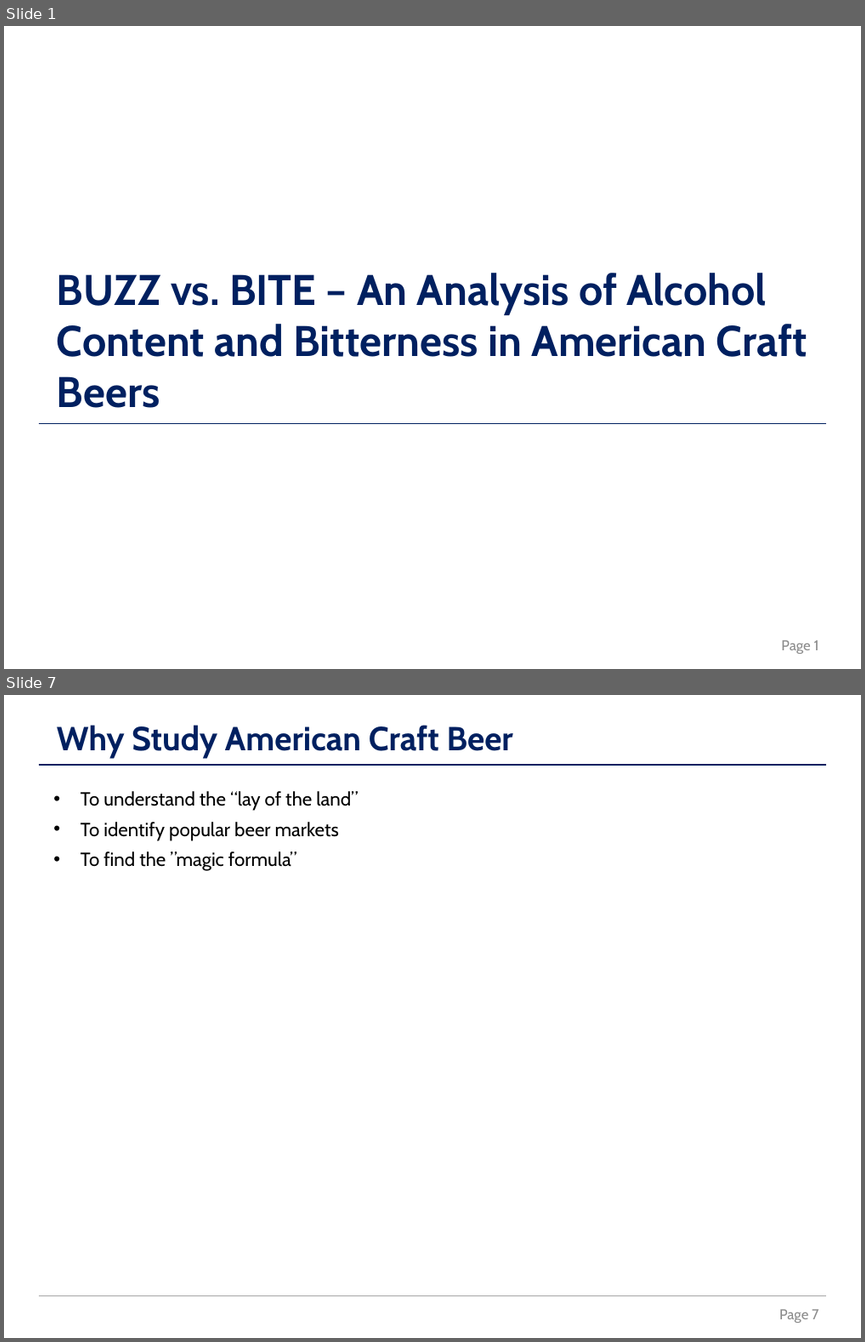
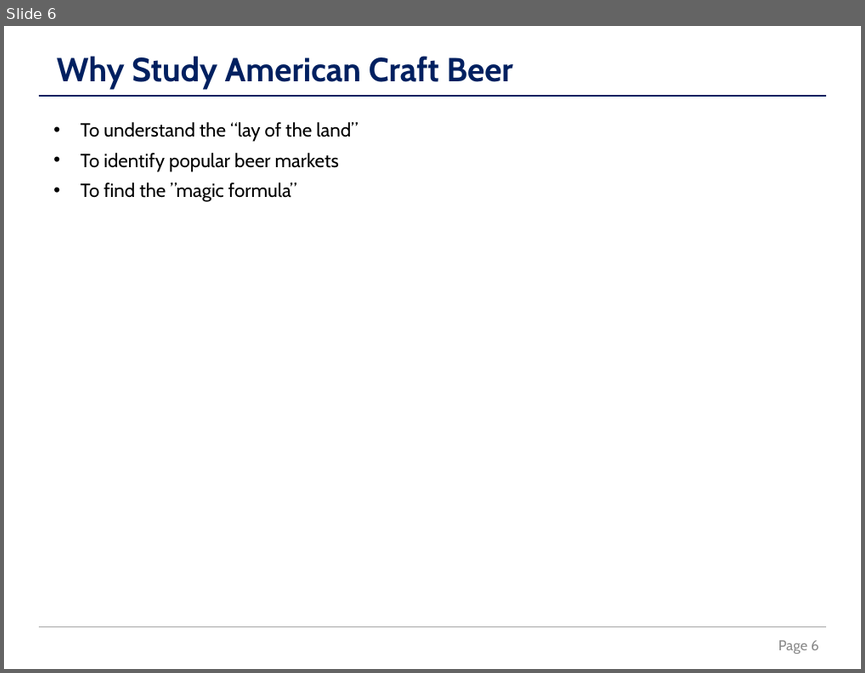
Before and after one commit to la-mar/DDS_Case_Study_1, a slide deck: docs/revised_presentation_from_template.pptx. Shown one above the other, each under a label of ours: slides 1 and 7 before the commit, slide 6 after it; the slides between them are not shown. The pictures are 865x1342 and 865x673 pixels, drawn with LibreOffice and Linux fonts; fonts in the diff are those of the drawing. Boxes give left, top, right and bottom in pixels: in the first picture for what was removed or moved away, otherwise in the second. Text is boxed around its words. In the diff, an @@ line names an element or a change of style, - is before the commit and + after.

```diff
--- a/docs/revised_presentation_from_template.pptx
+++ b/docs/revised_presentation_from_template.pptx
@@ slide 1 removed at box(4, 26, 861, 669), background #FFFFFF @@
@@ text removed at box(57, 272, 807, 408) @@
-BUZZ vs. BITE – An Analysis of Alcohol Content and Bitterness in American Craft Beers
@@ line removed from (38, 424) to (827, 424) @@
@@ page number removed at box(781, 640, 819, 653) @@
-Page 1
@@ what was slide 7 is now slide 6 @@
@@ page number at box(778, 640, 819, 653): text changed @@
-Page 7
+Page 6
```
Also in this commit, not shown: 3 slides changed, 2 slides added, 2 other slides removed, 18 other files.
